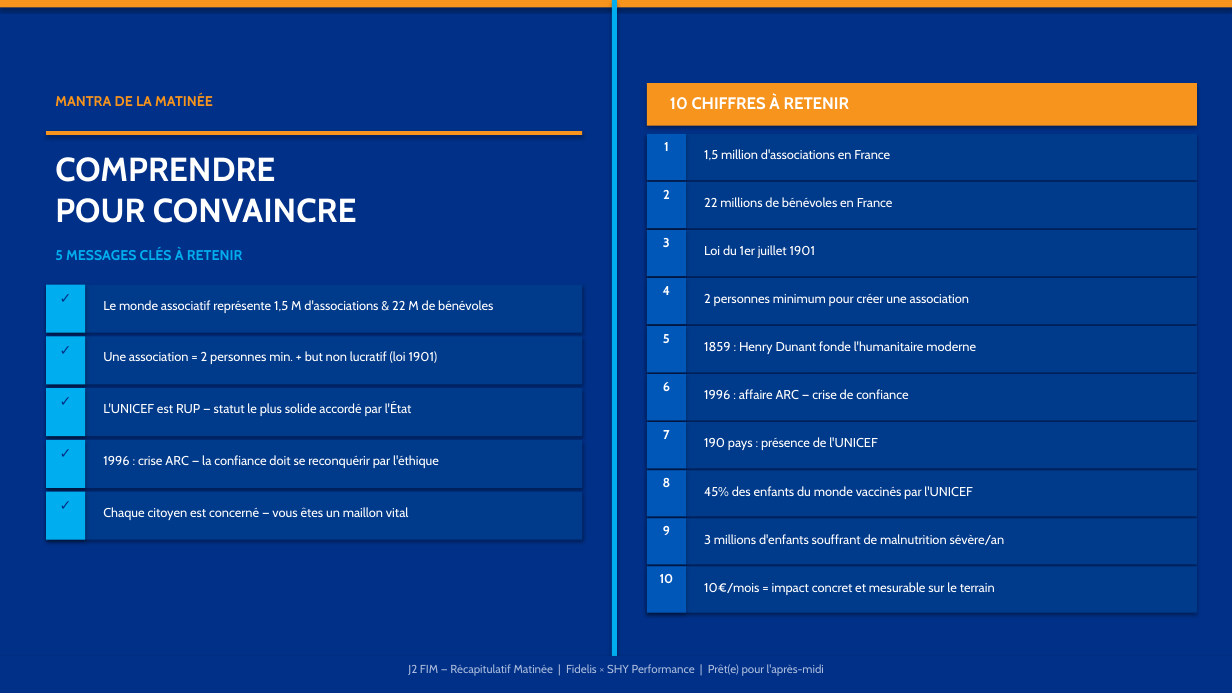
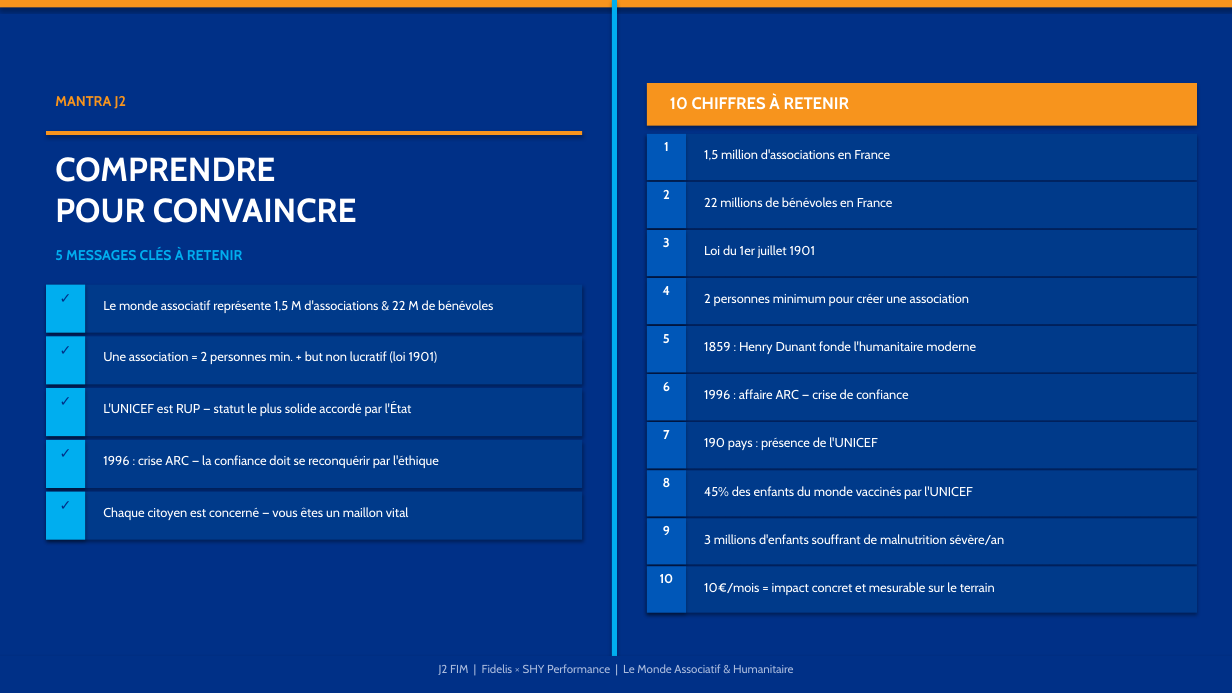
Before and after one commit to madsenfatou-code/fatou, a slide deck: slide 11 of J2_Matin_Formation_Fidelis.pptx. Drawn at 1232x693 pixels with LibreOffice and Linux fonts; fonts in the diff are those of the drawing. Boxes give left, top, right and bottom in pixels: in the first picture for what was removed or moved away, otherwise in the second. Text is boxed around its words. In the diff, an @@ line names an element or a change of style, - is before the commit and + after.

```diff
--- a/J2_Matin_Formation_Fidelis.pptx
+++ b/J2_Matin_Formation_Fidelis.pptx
@@ text at (x1=55, y1=96, x2=126, y2=109): text changed @@
-MANTRA DE LA MATINÉE
+MANTRA J2
@@ text at (x1=439, y1=664, x2=794, y2=675): text changed @@
-J2 FIM — Récapitulatif Matinée | Fidelis × SHY Performance | Prêt(e) pour l'après-midi
+J2 FIM | Fidelis × SHY Performance | Le Monde Associatif & Humanitaire
```
Also in this commit, not shown: 14 other slides changed, 3 slides added, 3 other files.
